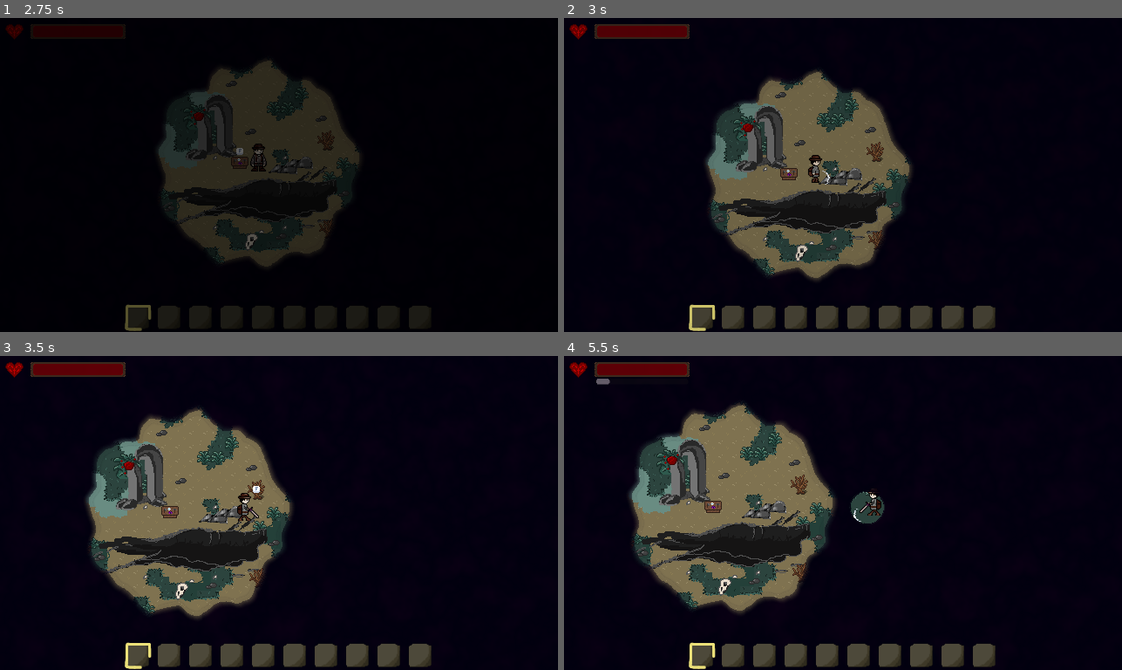
Above: before the commit, frames 1-4 (two rows, left to right).
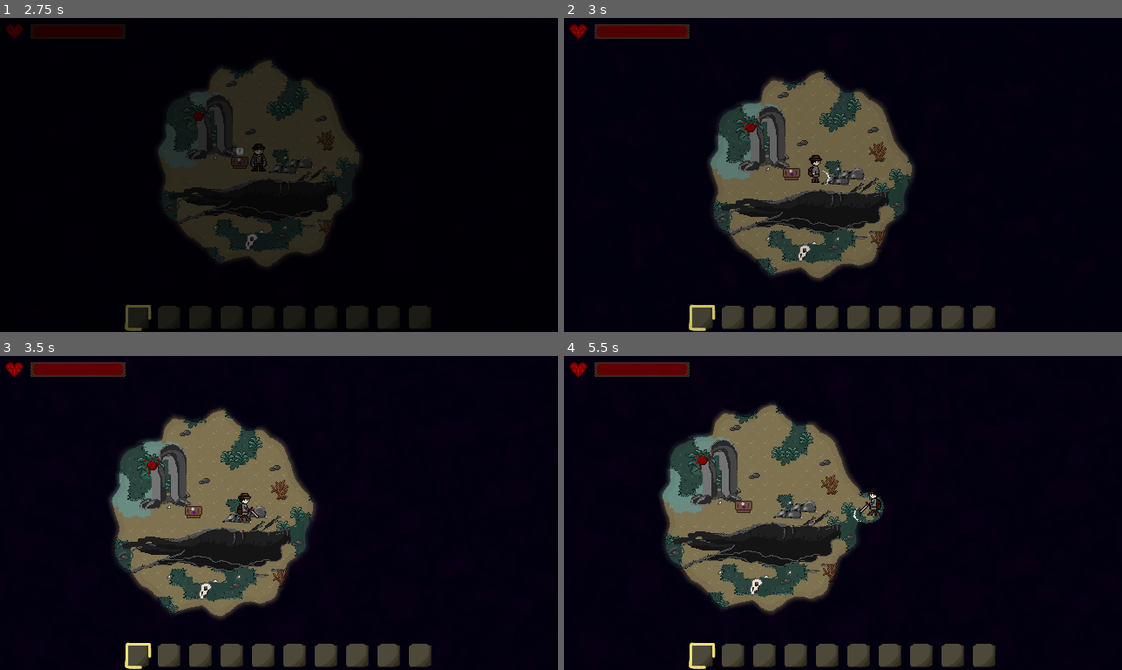
Above: after the commit, the same moments.

Repository: TimoRoggel/EverDark
Game: Godot game, scene res://UI/Main menu/main_menu.tscn
Two runs of this game, one before a commit and one after it. Both use one fixed random seed, a clock stepped at 60 frames per second and the inputs below. The engine's default icon, where the game draws it, is replaced by a stand-in: a white triangle on a blue panel in a dark square. Sound files missing from this copy of the repository are replaced by a short silence.
Inputs (mouse positions are in pixels of both pictures, inside the frame that each line leads up to):
- Up to frame 1 (2.75 s): click "Start a new game" at 0.5 s; click "Start a new game" at 1.25 s; click "OK" at 2 s
- Up to frame 2 (3 s): tap Enter at 2.75 s; move the mouse to (965, 159) at 2.77 s; hold D (right) from 2.78 s (still down); hold Shift (dash) from 2.78 s (still down); click (965, 159) at 2.92 s
- Up to frame 3 (3.5 s): keep holding D (right); keep holding Shift (dash); tap R (eat) at 3.05 s
- Up to frame 4 (5.5 s): release D (right) at 3.5 s; release Shift (dash) at 3.5 s; drag from (731, 528) to (642, 560) at 3.52 s; move the mouse to (898, 443) at 4.27 s; press the mouse at (898, 443) at 4.28 s; hold D (right) 4.28-5 s; tap R (eat) at 4.55 s; release the mouse at (898, 443) at 5 s; drag from (815, 575) to (770, 516) at 5.02 s

Frame 1 is identical in both runs. In frame 2, 3.9% of the frame differs, in the area x 25-63%, y 16-83%; in frame 3, 13%; in frame 4, 15%, in the area x 5-58%, y 7-83%.

Commit message:
Add animation speed up to sprinting

Diff:
--- a/data/recipes.csv
+++ b/data/recipes.csv
@@ -1,16 +1,16 @@
-"id","name","rewards","costs"
-"0","wooden core","[1]","[5;5;5;5]"
-"1","lumin","[0]","[]"
-"2","potion","[2]","[1]"
-"3","crafting table","[3]","[5;5;5;0;0]"
-"4","chest","[4]","[5;5;5;5;5;5;5]"
-"5","Wooden Sword","[7]","[5;5;5;5]"
-"6","Stone Sword","[8]","[7;6;6;6;6]"
-"7","Core Sword","[9]","[7;8;1;1;1]"
-"8","Lumin Sword","[10]","[9;9;0;0;0;0;0;0]"
-"9","Berry Sword","[11]","[8;12;12;12;12;12;12;12;12;12;12]"
-"10","Wooden Pickaxe","[13]","[5;5;5;5]"
-"11","Stone Pickaxe","[14]","[13;6;6;6;6]"
-"12","Core Pickaxe","[16]","[13;14;1;1;1]"
-"13","Lumin Pickaxe","[17]","[16;16;0;0;0;0;0;0]"
-"14","Berry Pickaxe","[15]","[14;12;12;12;12;12;12;12;12;12;12]"
+"id","name","rewards","costs","category"
+"0","wooden core","[1]","[5;5;5;5]","misc"
+"1","lumin","[0]","[]","misc"
+"2","potion","[2]","[1]","misc"
+"3","crafting table","[3]","[5;5;5;0;0]","buildings"
+"4","chest","[4]","[5;5;5;5;5;5;5]","buildings"
+"5","Wooden Sword","[7]","[5;5;5;5]","weapons"
+"6","Stone Sword","[8]","[7;6;6;6;6]","weapons"
+"7","Core Sword","[9]","[7;8;1;1;1]","weapons"
+"8","Lumin Sword","[10]","[9;9;0;0;0;0;0;0]","weapons"
+"9","Berry Sword","[11]","[8;12;12;12;12;12;12;12;12;12;12]","weapons"
+"10","Wooden Pickaxe","[13]","[5;5;5;5]","tools"
+"11","Stone Pickaxe","[14]","[13;6;6;6;6]","tools"
+"12","Core Pickaxe","[16]","[13;14;1;1;1]","tools"
+"13","Lumin Pickaxe","[17]","[16;16;0;0;0;0;0;0]","tools"
+"14","Berry Pickaxe","[15]","[14;12;12;12;12;12;12;12;12;12;12]","tools"
--- a/scripts/characters/player/player_controller.gd
+++ b/scripts/characters/player/player_controller.gd
@@ -33,10 +33,10 @@
 	GameManager.player = self
 	await get_tree().process_frame
 	input = get_component(InputComponent)
+	animation = get_component(AnimationComponent)
 	movement = get_component(MoveComponent)
 	weapon = get_component(SpawnAttackComponent)
 	block = get_component(BlockComponent)
-	animation = get_component(AnimationComponent)
 	dash = get_component(DashComponent)
 	camera = get_component(CameraComponent)
 	inventory = get_component(InventoryComponent)
--- a/scripts/components/move_component.gd
+++ b/scripts/components/move_component.gd
@@ -24,16 +24,24 @@
 var step_player: RandomAudioStreamPlayer2D = null
 var step_timestamp: float = 0.0
 var inputs : InputComponent = null
+var animation_player: AnimatedSprite2D = null
+var animation_scale: float = 1.0
+var sprint_scale: float = 1.0
 
 func _enter() -> void:
 	speed = default_speed
 	dash = controller.get_component(DashComponent)
 	controller.should_bounce_conditions.append(func() -> bool: return abs(knockback.length()) > 0.0)
 	step_player = GameManager.create_audio_player(&"SFX", step_sounds, self)
-	if controller.get_component(InputComponent):
-		inputs = controller.get_component(InputComponent)
-		inputs.sprint.connect(sprint)
-		inputs.walk.connect(walk)
+	await get_tree().create_timer(1.0).timeout
+	if controller is PlayerController:
+		if controller.get_component(AnimationComponent):
+			animation_player = controller.get_component(AnimationComponent).animated_sprite
+		sprint_scale = default_speed/100*sprint_speed/100
+		if controller.get_component(InputComponent):
+			inputs = controller.get_component(InputComponent)
+			inputs.sprint.connect(sprint)
+			inputs.walk.connect(walk)
 
 func _update(delta: float) -> void:
 	var desired_speed: Vector2 = desired_movement * speed
@@ -74,26 +82,27 @@
 func sprint():
 	if not sprinting and not sprint_timer:
 		start_sprint_timer()
+		animation_player.speed_scale = animation_scale
 	if not is_in_cooldown:
 		sprinting = true
 		speed = sprint_speed
+		animation_player.speed_scale = sprint_scale
 
 func walk():
 	sprinting = false
 	stop_sprint_timer()
 	speed = default_speed
+	animation_player.speed_scale = animation_scale
 
 func start_sprint_timer():
 	sprint_timer = Timer.new()
 	sprint_timer.wait_time = sprint_time
 	sprint_timer.one_shot = true
-	print("timer start")
 	sprint_timer.timeout.connect(cooldown)
 	add_child(sprint_timer)
 	sprint_timer.start()
 
 func cooldown():
-	print("cooldown")
 	walk()
 	is_in_cooldown = true
 	await get_tree().create_timer(sprint_cooldown).timeout
